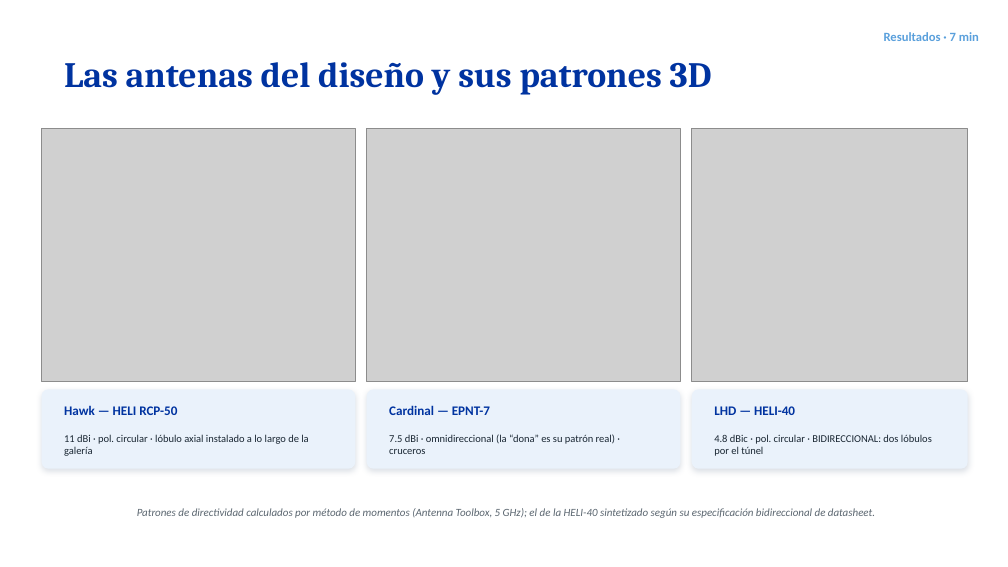
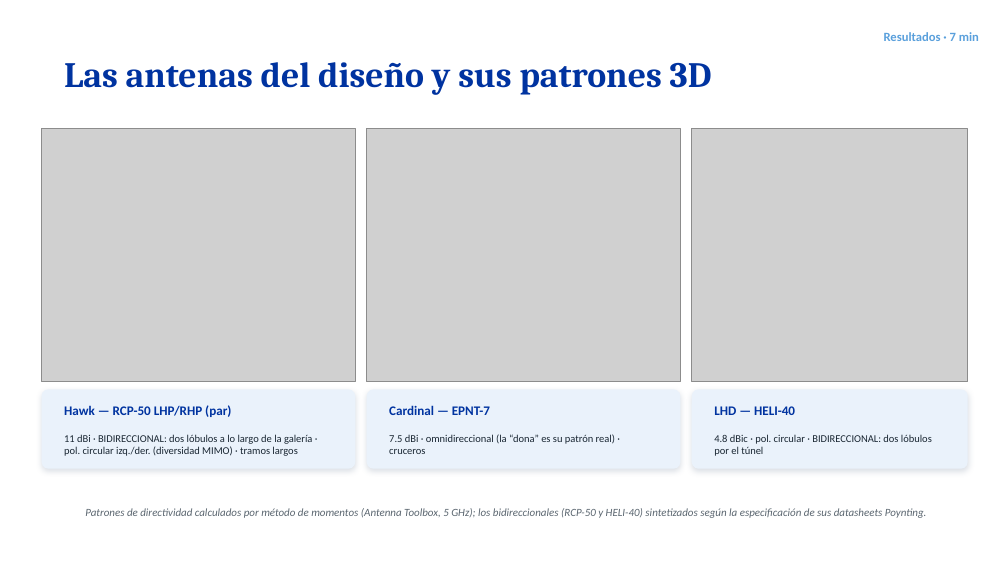
Before and after one commit to AdrianLopez012/tesis-lhd-802.11ac, a slide deck: slide 11 of fase4/presentacion/sustentacion_tesis.pptx. Drawn at 1008x567 pixels with LibreOffice and Linux fonts; fonts in the diff are those of the drawing; grey boxes stand for pictures. Boxes give left, top, right and bottom in pixels: in the first picture for what was removed or moved away, otherwise in the second. Text is boxed around its words. In the diff, an @@ line names an element or a change of style, - is before the commit and + after.

```diff
--- a/fase4/presentacion/sustentacion_tesis.pptx
+++ b/fase4/presentacion/sustentacion_tesis.pptx
@@ text at (x1=64, y1=405, x2=231, y2=417): text changed @@
-Hawk — HELI RCP-50
+Hawk — RCP-50 LHP/RHP (par)
@@ text at (x1=64, y1=434, x2=312, y2=456): text changed @@
-11 dBi · pol. circular · lóbulo axial instalado a lo largo de la galería
+11 dBi · BIDIRECCIONAL: dos lóbulos a lo largo de la galería · pol. circular izq./der. (diversidad MIMO) · tramos largos
@@ text at (x1=85, y1=508, x2=927, y2=518): text changed @@
-Patrones de directividad calculados por método de momentos (Antenna Toolbox, 5 GHz); el de la HELI-40 sintetizado según su especificación bidireccional de datasheet.
+Patrones de directividad calculados por método de momentos (Antenna Toolbox, 5 GHz); los bidireccionales (RCP-50 y HELI-40) sintetizados según la especificación de sus datasheets Poynting.
```
Also in this commit, not shown: 9 other files.
